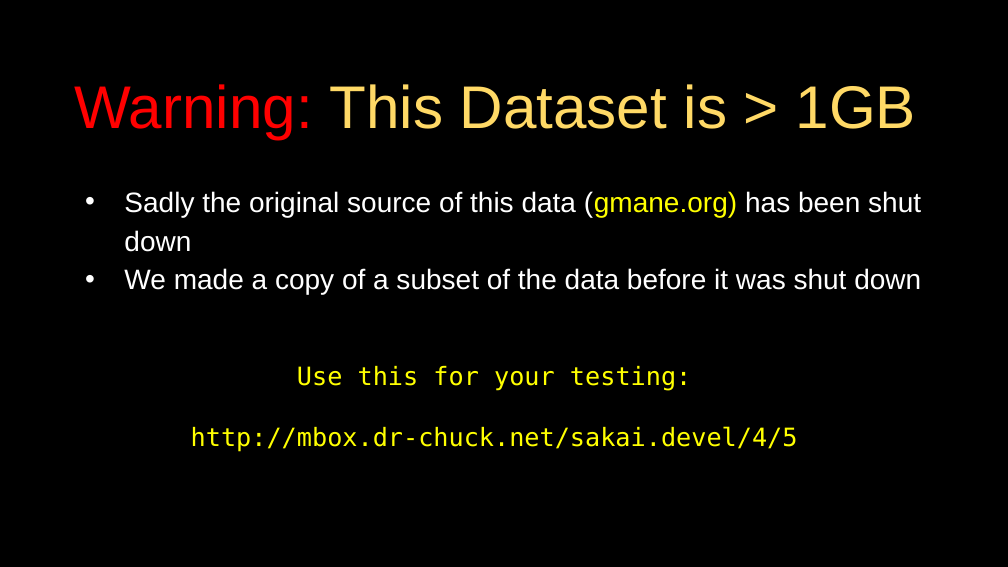
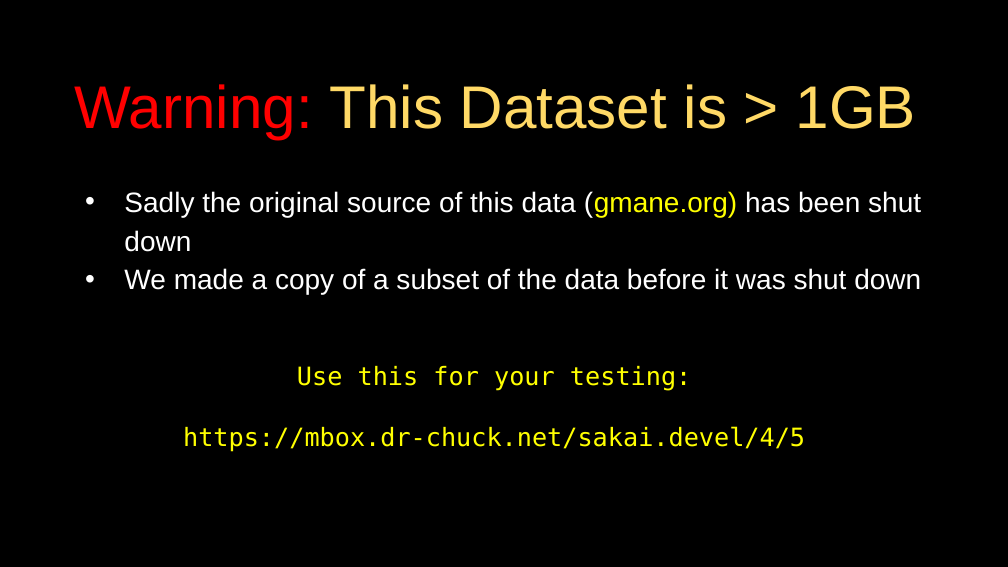
Before and after one commit to csev/py4e, a slide deck: slide 17 of lectures3/Pythonlearn-16-Data-Viz.pptx. Drawn at 1008x567 pixels with LibreOffice and Linux fonts; fonts in the diff are those of the drawing. Boxes give left, top, right and bottom in pixels: in the first picture for what was removed or moved away, otherwise in the second. Text is boxed around its words. In the diff, an @@ line names an element or a change of style, - is before the commit and + after.

```diff
--- a/lectures3/Pythonlearn-16-Data-Viz.pptx
+++ b/lectures3/Pythonlearn-16-Data-Viz.pptx
@@ text at (183, 426, 805, 452): text changed @@
-http://mbox.dr-chuck.net/sakai.devel/4/5
+https://mbox.dr-chuck.net/sakai.devel/4/5
```
Also in this commit, not shown: 2 other files.
